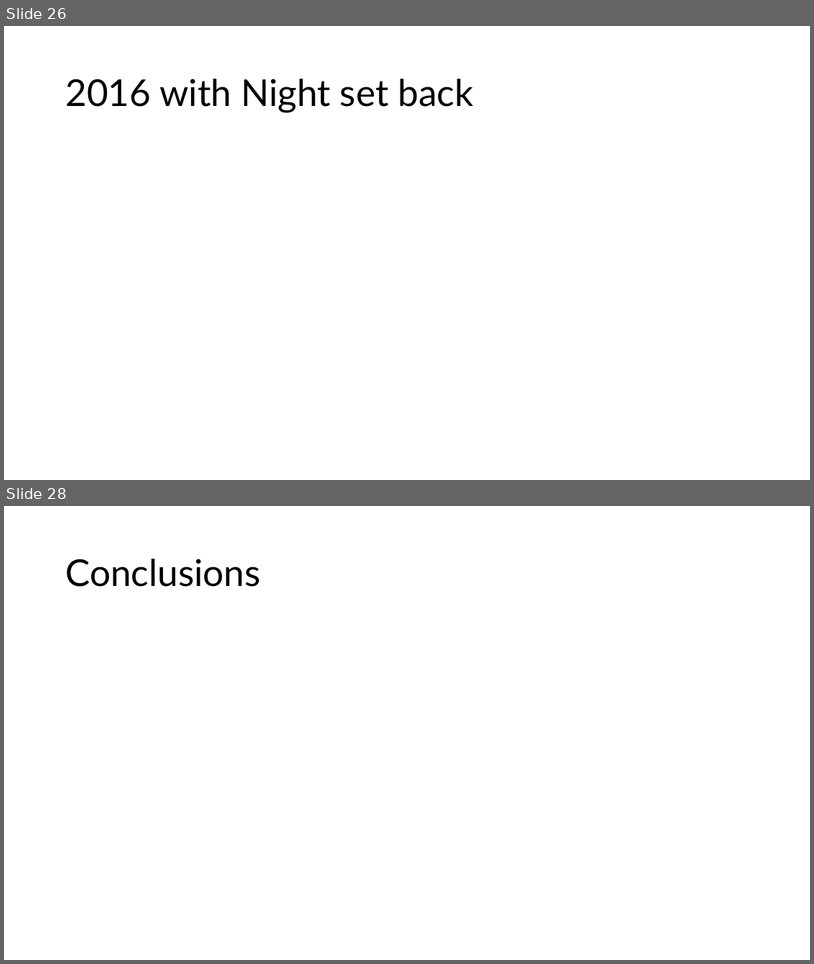
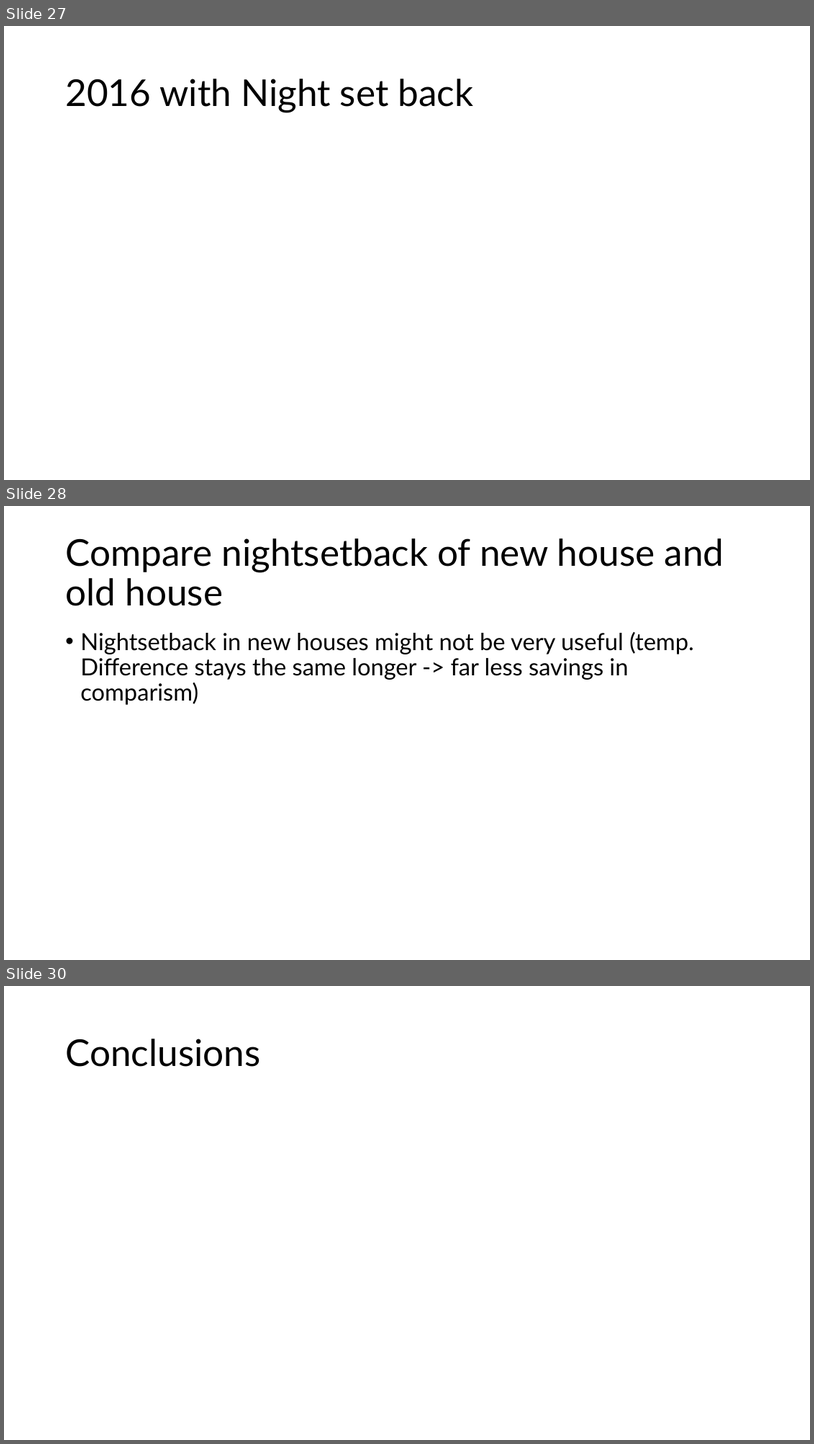
Before and after one commit to eyjomoin/Modeling-buildings-and-their-heating-systems, a slide deck: presentation/heat.pptx. Shown one above the other, each under a label of ours: slides 26 and 28 before the commit, slides 27, 28 and 30 after it; the slides between them are not shown. The pictures are 814x964 and 814x1444 pixels, drawn with LibreOffice and Linux fonts; fonts in the diff are those of the drawing. Boxes give left, top, right and bottom in pixels: in the first picture for what was removed or moved away, otherwise in the second. Text is boxed around its words. In the diff, an @@ line names an element or a change of style, - is before the commit and + after.

```diff
--- a/presentation/heat.pptx
+++ b/presentation/heat.pptx
@@ slide 28 added at [4,506,810,960], background #FFFFFF @@
@@ title added at [65,538,725,606], 44 pt, text #000000 @@
+Compare nightsetback of new house and old house
@@ text added at [80,632,694,705], 28 pt, text #000000 @@
+• Nightsetback in new houses might not be very useful (temp. Difference stays the same longer -> far less savings in comparism)
@@ what was slide 26 is now slide 27 @@
@@ what was slide 28 is now slide 30 @@
```
Also in this commit, not shown: 1 slide changed, 1 other slide added.
